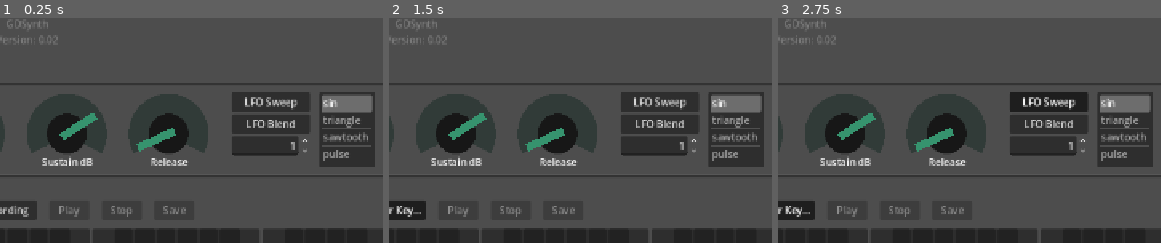
Above: before the commit, frames 1-3 (left to right).
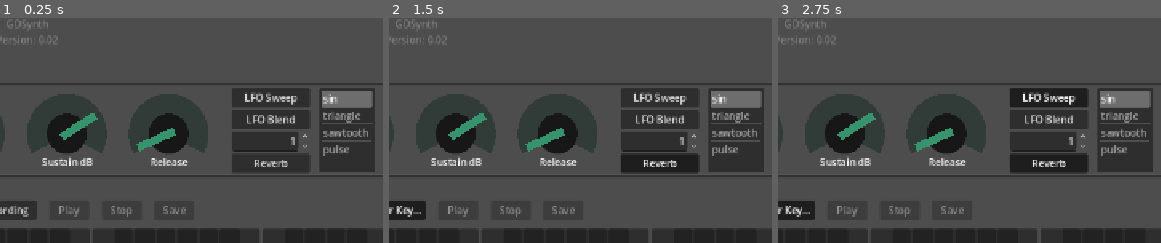
Above: after the commit, the same moments.

Repository: BaconEggsRL/GDSynth
Game: Godot game, scene res://main.tscn
Same seed, same stepped clock (60 frames per second), same inputs: the game is played once before the commit and once after it. The engine's default icon, where the game draws it, is replaced by a stand-in: a white triangle on a blue panel in a dark square.
Inputs (mouse positions are % of the whole screen's width and height, from its top left):
- Up to frame 1 (0.25 s): no input
- Up to frame 2 (1.5 s): click (80, 32) at 0.5 s, where only the run after the commit has a clickable "Reverb"; click "Start Recording" at 1.25 s
- Up to frame 3 (2.75 s): click "LFO Sweep" at 2 s
The pictures show only the part of the screen within x 44-94%, y 0-50%; the shares and areas given below are measured in that part.

The runs differ from the first frame. In frame 1, 6.0% of the frame differs, in the area x 60-98%, y 31-69%; in frame 2, 6.2%; in frame 3, 6.3%, in the area x 60-98%, y 31-70%.

Commit message:
reverb

Diff:
--- a/default_bus_layout.tres
+++ b/default_bus_layout.tres
@@ -15,4 +15,4 @@
 bus/0/effect/1/effect = SubResource("AudioEffectPitchShift_j3pel")
 bus/0/effect/1/enabled = true
 bus/0/effect/2/effect = SubResource("AudioEffectReverb_j3pel")
-bus/0/effect/2/enabled = true
+bus/0/effect/2/enabled = false
--- a/main.gd
+++ b/main.gd
@@ -102,7 +102,7 @@
 var piano_buttons:Array
 
 var pitch_bend_effect:AudioEffectPitchShift
-
+var reverb_effect:AudioEffectReverb
 
 
 
@@ -115,16 +115,22 @@
 	# And use it to retrieve its first effect, which has been defined
 	# as an "AudioEffectRecord" resource.
 	capture_effect = AudioServer.get_bus_effect(idx, 0)
+	pitch_bend_effect = AudioServer.get_bus_effect(idx, 1)
+	reverb_effect = AudioServer.get_bus_effect(idx, 2)
+
+	# capture settings
 	capture_mix_rate = AudioServer.get_mix_rate()  # Dynamically set sample rate for captures
 	var output_latency = AudioServer.get_output_latency()
 	print("output_latency = %s" % output_latency)
 
-	# pitch shift
+	# pitch shift settings
 	pitch_slider.value_changed.connect(_on_pitch_slider_value_changed)
 	pitch_slider.drag_ended.connect(_on_pitch_slider_drag_ended)
-	pitch_bend_effect = AudioServer.get_bus_effect(idx, 1)
 	pitch_bend_effect.fft_size = AudioEffectPitchShift.FFT_SIZE_4096
 	pitch_bend_effect.oversampling = 32
+
+	# reverb settings
+	pass
 
 	# connect signals
 	self.looping_btn.toggled.connect(_on_looping_toggled)
@@ -872,3 +878,10 @@
 func _on_radius_value_changed(value: float) -> void:
 	for btn:PianoButton in piano_buttons:
 		btn.radius = value
+
+
+func _on_reverb_toggled(toggled_on: bool) -> void:
+	if toggled_on:
+		AudioServer.set_bus_effect_enabled(0, 2, true)
+	else:
+		AudioServer.set_bus_effect_enabled(0, 2, false)
--- a/main.tscn
+++ b/main.tscn
@@ -158,6 +158,13 @@
 alignment = 2
 script = ExtResource("4_lquwl")
 
+[node name="Reverb" type="Button" parent="Control/VBoxContainer/StatsPanel/PanelMargin/ControlContainer/VBoxContainer"]
+layout_mode = 2
+focus_mode = 0
+toggle_mode = true
+action_mode = 0
+text = "Reverb"
+
 [node name="WaveTableItemList" type="ItemList" parent="Control/VBoxContainer/StatsPanel/PanelMargin/ControlContainer"]
 custom_minimum_size = Vector2(89.7, 0)
 layout_mode = 2
@@ -372,4 +379,5 @@
 [connection signal="toggled" from="Control/VBoxContainer/StatsPanel/PanelMargin/ControlContainer/VBoxContainer/Sweep" to="." method="_on_sweep_toggled"]
 [connection signal="toggled" from="Control/VBoxContainer/StatsPanel/PanelMargin/ControlContainer/VBoxContainer/Blend" to="." method="_on_blend_toggled"]
 [connection signal="value_changed" from="Control/VBoxContainer/StatsPanel/PanelMargin/ControlContainer/VBoxContainer/Radius" to="." method="_on_radius_value_changed"]
+[connection signal="toggled" from="Control/VBoxContainer/StatsPanel/PanelMargin/ControlContainer/VBoxContainer/Reverb" to="." method="_on_reverb_toggled"]
 [connection signal="item_selected" from="Control/VBoxContainer/StatsPanel/PanelMargin/ControlContainer/WaveTableItemList" to="." method="_on_wave_table_item_selected"]
